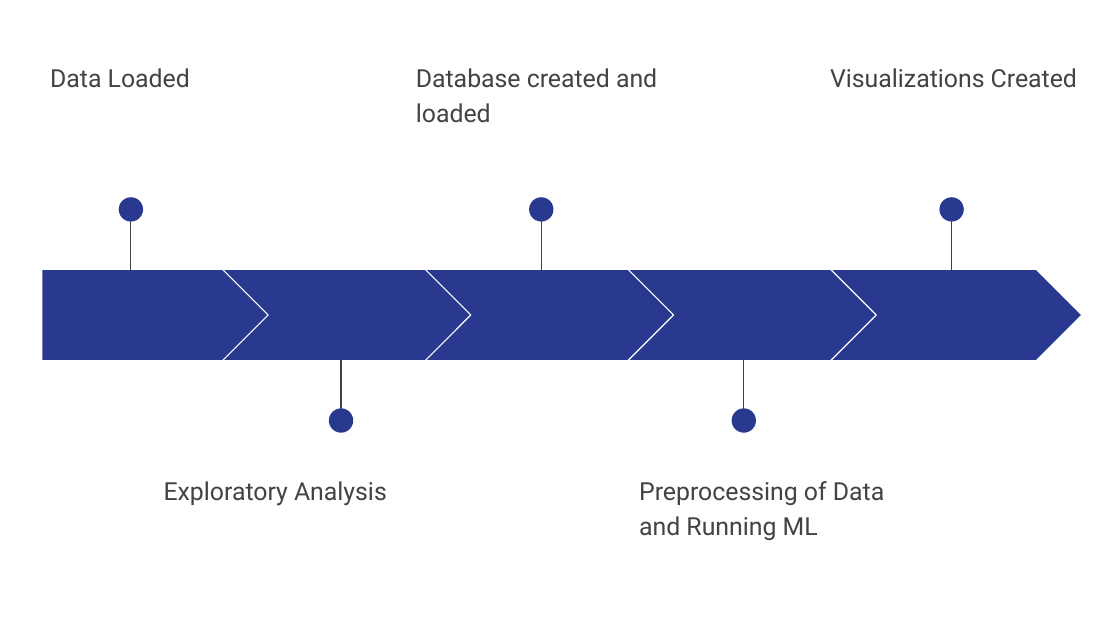
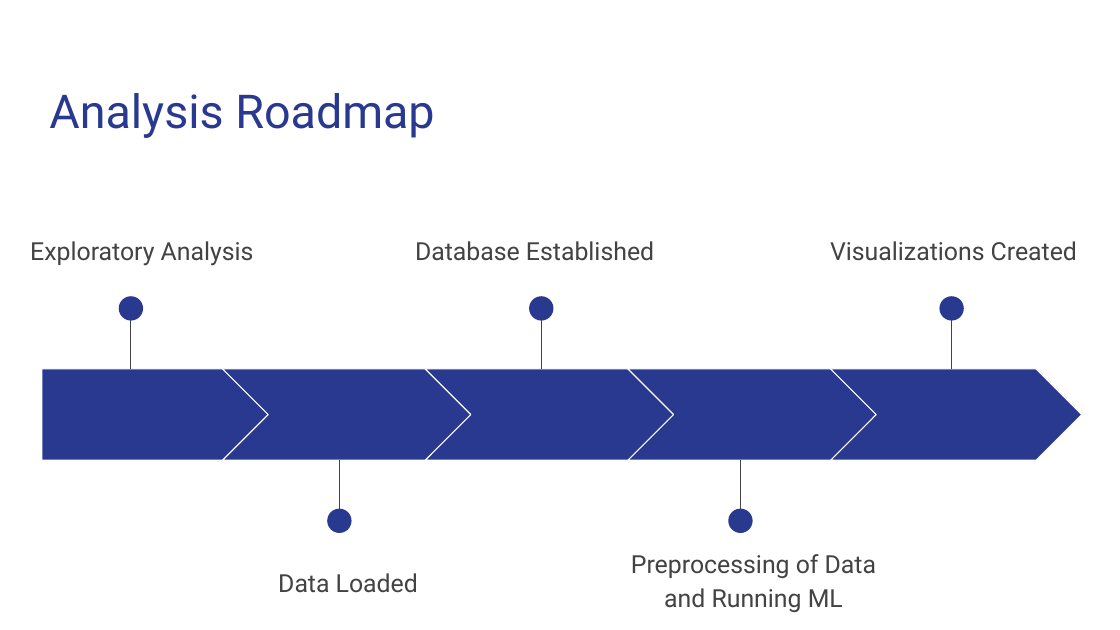
Before and after one commit to Magzzie/COVID-19_Analysis, a slide deck: slide 6 of COVID-19 Analysis.pptx (slide 7 before the commit). Drawn at 1120x630 pixels with LibreOffice and Linux fonts; fonts in the diff are those of the drawing. Boxes give left, top, right and bottom in pixels: in the first picture for what was removed or moved away, otherwise in the second. Text is boxed around its words. In the diff, an @@ line names an element or a change of style, - is before the commit and + after.

```diff
--- a/COVID-19 Analysis.pptx
+++ b/COVID-19 Analysis.pptx
@@ text removed at [416, 68, 657, 123] @@
-Database created and loaded
@@ title added at [49, 93, 434, 138], 30 pt, text #2A3990 @@
+Analysis Roadmap
@@ text "Exploratory Analysis": place and size @@
-text "Exploratory Analysis" at [164, 481, 387, 506]
+text "Exploratory Analysis" at [30, 241, 254, 266]
@@ text "Visualizations Created": place and size @@
-text "Visualizations Created" at [830, 68, 1077, 88]
+text "Visualizations Created" at [830, 241, 1077, 261]
@@ text added at [415, 241, 654, 261], 16 pt, text #434343 @@
+Database Established
@@ 4 ellipses, 4 chevrons, 4 lines, 1 pentagon arrow: place and size @@
-4 ellipses, 4 chevrons, 4 lines, 1 pentagon arrow at [41, 197, 1082, 433]
+4 ellipses, 4 chevrons, 4 lines, 1 pentagon arrow at [41, 296, 1082, 533]
@@ line moved from (744, 428) - (744, 360) to (740, 529) - (740, 460) @@
@@ ellipse: place and size @@
-ellipse at [731, 409, 756, 433]
+ellipse at [728, 508, 753, 533]
@@ text "Preprocessing of Data and Running ...": place and size @@
-text "Preprocessing of Data and Running ..." at [639, 481, 884, 540]
+text "Preprocessing of Data and Running ..." at [631, 554, 876, 612]
@@ text "Preprocessing of Data and Running ..." at [631, 554, 876, 612]: alignment left to centre @@
@@ text "Data Loaded" at [278, 573, 418, 593]: alignment left to centre @@
@@ text "Data Loaded": place and size @@
-text "Data Loaded" at [50, 68, 190, 88]
+text "Data Loaded" at [278, 573, 418, 593]
```
Also in this commit, not shown: 2 other slides changed, 4 slides added, 4 slides removed.
